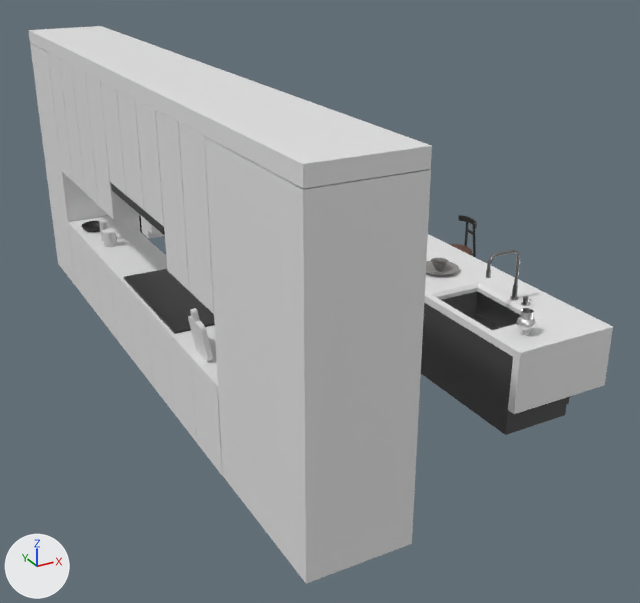
Renders of the FBX model Assets/3D/Models/kitchen-island.fbx from each side of a commit.
Both versions are drawn from a 50 mm lens placed at (-3.19, -3.93, 2.14), pointed at (-1.03, 0.0, 0.18). The axes (+X, +Y, +Z) are drawn at lower left. The lights are the same throughout. The picture after the commit comes second. Where no turn or scale is listed for an object, it has been applied to the vertices. Vertices at exactly the same position are counted once.

The first picture shows 'table.001', 'table.003' and 8 more.
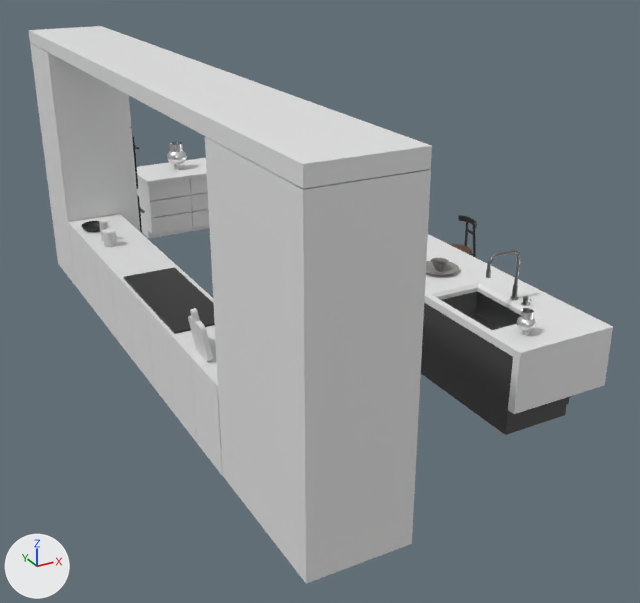
Where the newer file only moved an object's origin or applied its transform, the numbers keep the older frame.

What the commit changed:
me_cube_009 is used by ob_table_001; location (0.0, 0.0, 0.0).
me_cube_009 had 900 vertices, 768 faces and spanned x -2.05..-1.56, y -1.76..1.76, z 0.0..1.5.
me_cube_009 now has 820 vertices, 708 faces and spans x -2.05..-1.56, y -1.76..1.76, z 0.0..1.5.
me_cube_009 part 1: 10 loose pieces with 80 vertices, spanning x -2.05..-1.76, y -1.02..1.3, z 0.74..1.42, are deleted.

Location of each change, (x1, y1, x2, y2) in pixels of the pictures (640 x 603 px):
part 1 of me_cube_009, deleted
    before: (48, 52, 214, 314)
'table.002', unchanged, uncovered by the edit
    before: (141, 216, 165, 239)
    after: (137, 158, 210, 239)
